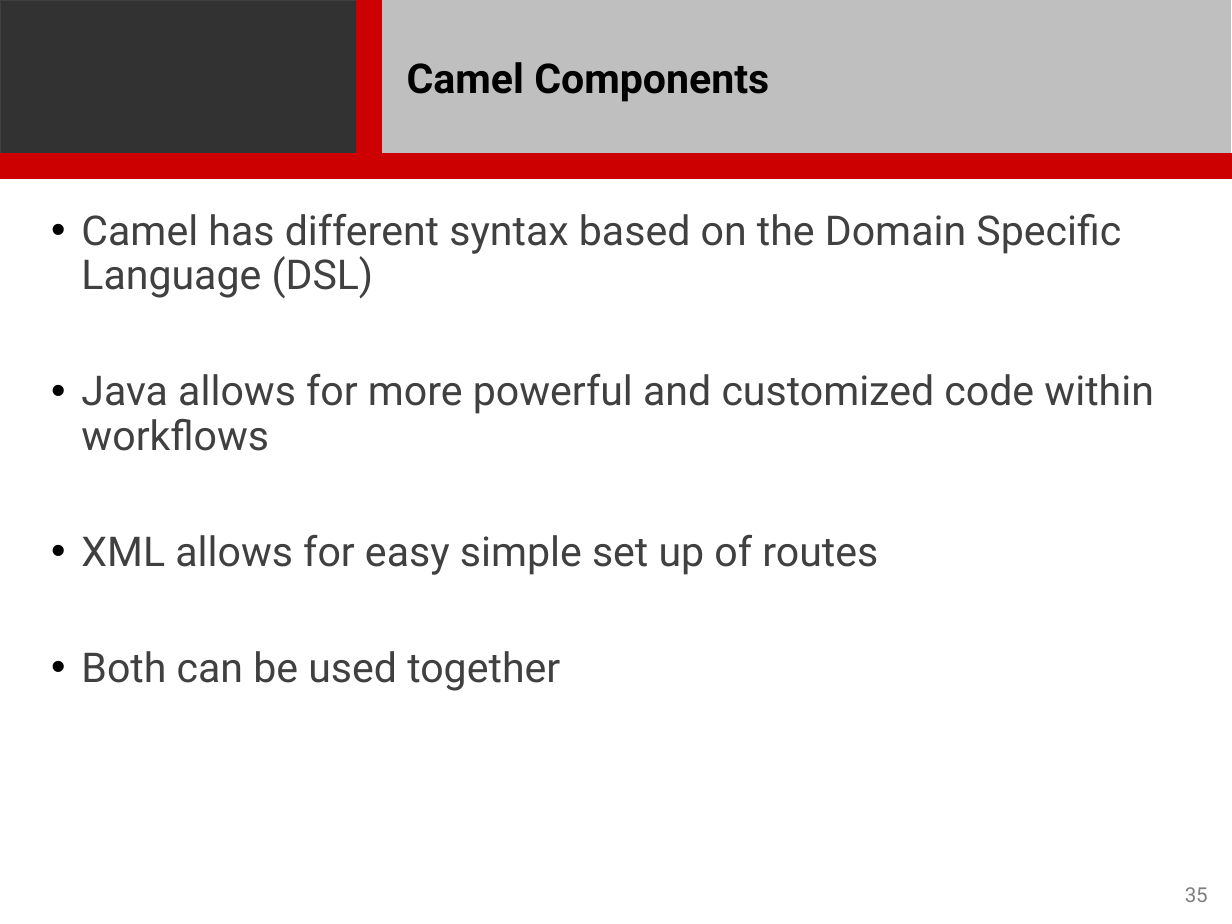
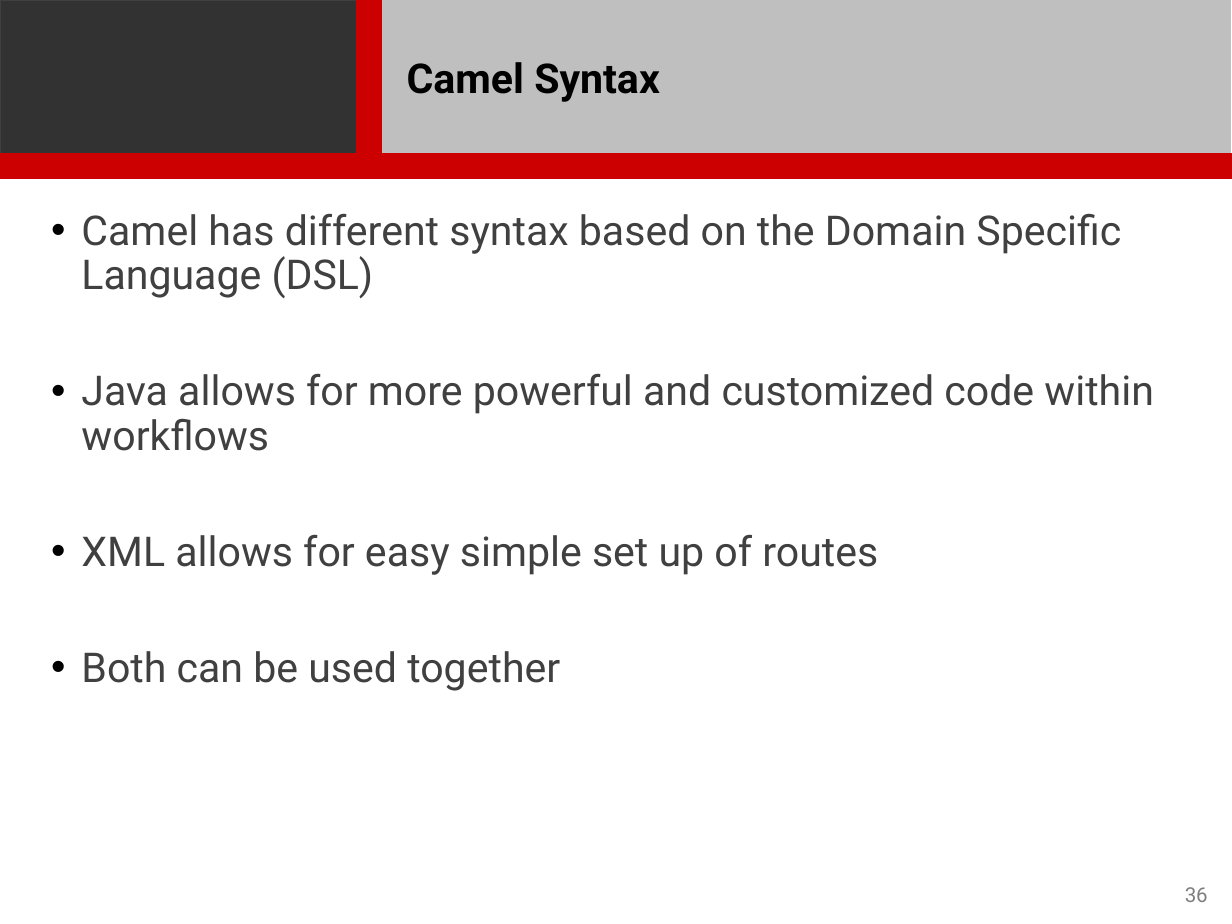
Before and after one commit to rstroop/nch-bootcamp, a slide deck: slide 36 of presentations/Fuse/Fuse.pptx (slide 35 before the commit). Drawn at 1232x924 pixels with LibreOffice and Linux fonts; fonts in the diff are those of the drawing; background and template pictures are left out. Boxes give left, top, right and bottom in pixels: in the first picture for what was removed or moved away, otherwise in the second. Text is boxed around its words. In the diff, an @@ line names an element or a change of style, - is before the commit and + after.

```diff
--- a/presentations/Fuse/Fuse.pptx
+++ b/presentations/Fuse/Fuse.pptx
@@ title at <box>407,62,660,102</box>: text changed @@
-Camel Components
+Camel Syntax
@@ page number at <box>1185,887,1208,902</box>: text changed @@
-35
+36
```
Also in this commit, not shown: 7 other slides changed, 1 slide added.
